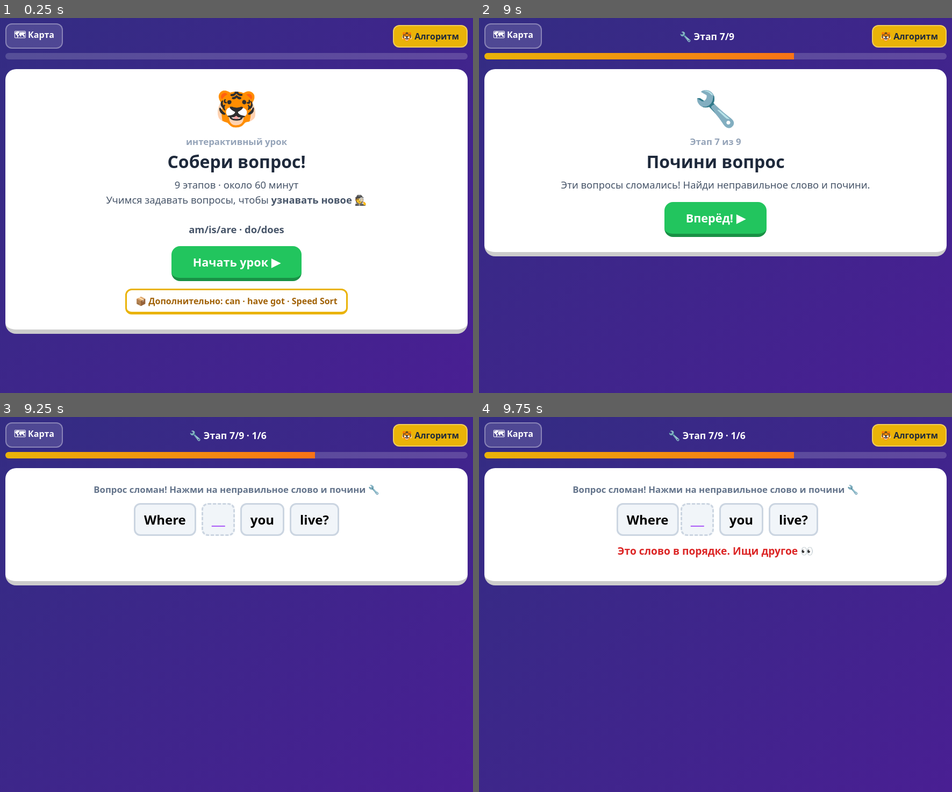
Above: before the commit, frames 1-4 (two rows, left to right).
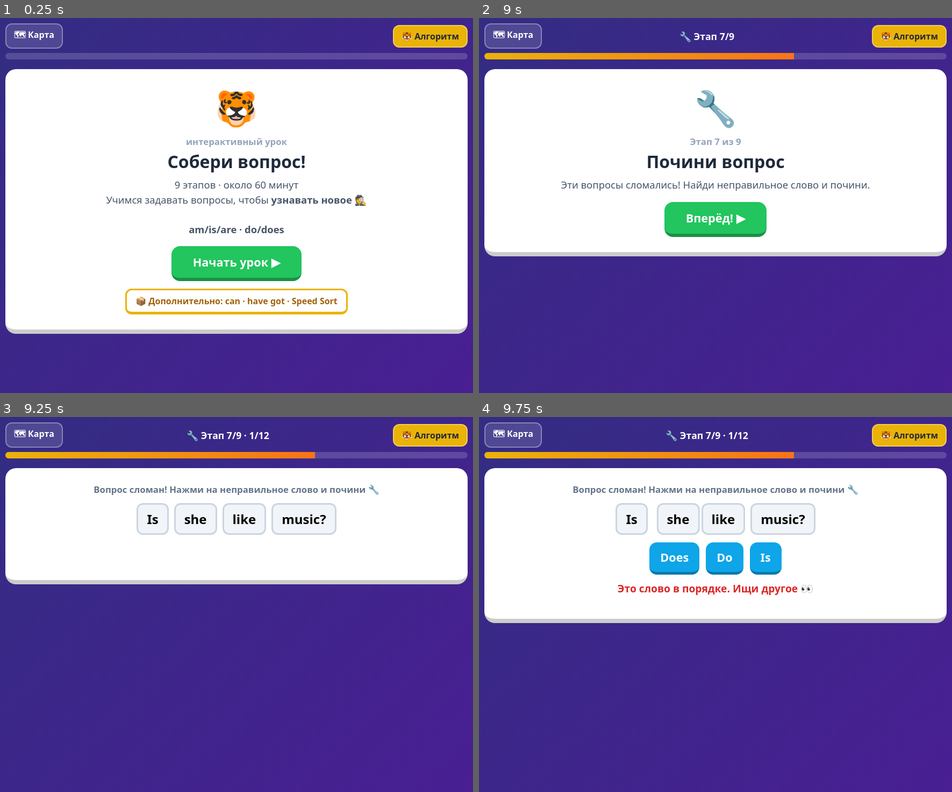
Above: after the commit, the same moments.

Repository: VeronicaTD/question-game
Game: browser game, page index.html
The game is run twice, just before and just after one commit, with the same random seed, the same clock (stepped at 60 frames per second) and the same inputs.
Inputs (mouse positions are in pixels of both pictures, inside the frame that each line leads up to):
- Up to frame 1 (0.25 s): no input
- Up to frame 2 (9 s): click "Начать урок ▶" at 0.27 s; click "Вперёд! ▶" at 0.52 s; tap Space every 0.5 s from 1.1 to 8.6 s; click "🐯 Алгоритм" at 1.27 s; click "Понятно!" at 1.87 s; click "🎮 favourite game" at 2.02 s; click "😊 happy today" at 2.47 s; click "🗺 Карта" at 3.07 s; click "🖐 1. Что хочешь узнать? ▶ сей…" at 3.27 s; click "Вперёд! ▶" at 3.67 s; click "🎂 age" at 4.27 s; click "🏠 home" at 4.52 s; click "Было трудно ❌" at 4.87 s; click "😊 happy today" at 5.47 s; click "Получилось! ✅" at 6.07 s; click "🐯 Алгоритм" at 6.67 s; click "Понятно!" at 7.27 s; click "🗺 Карта" at 7.87 s; click "🔧 7. Почини вопрос впереди" at 8.47 s
- Up to frame 3 (9.25 s): click "Вперёд! ▶" at 9.07 s; tap Space at 9.1 s
- Up to frame 4 (9.75 s): click (672, 518) at 9.52 s, where only the run after the commit has a clickable "she"; tap Space at 9.6 s; click "Where" (after the commit: "Is") at 9.67 s

Frames 1-2 are identical in both runs. In frame 3, 1.9% of the frame differs, in the area x 1-99%, y 3-45%; in frame 4, 14%, in the area x 1-99%, y 3-55%.

Commit message:
v2.1: больше заданий — 8 пар в Собери и измени, 12 сломанных вопросов, 8 проверок без опор

Diff:
--- a/index.html
+++ b/index.html
@@ -399,10 +399,14 @@
 <script>
 // ================= ЭТАП 6. Собери и измени =================
 const PAIRS = [
-  { s1:'She lives in London.',              blocks:['Where','does','she','live'],        extra:['do','is'],      s2:'They live in London.',            q2:'Where do they live',              alt2:[] },
-  { s1:'She is at home.',                   blocks:['Where','is','she'],                 extra:['does','do'],    s2:'They are at home.',               q2:'Where are they',                  alt2:[] },
-  { s1:'You play Minecraft.',               blocks:['What','do','you','play'],           extra:['does','are'],   s2:'Your brother plays Minecraft.',   q2:'What does your brother play',     alt2:[] },
-  { s1:'He gets up at seven.',              blocks:['What time','does','he','get up'],   extra:['do','is'],      s2:'They get up at seven.',           q2:'What time do they get up',        alt2:['when do they get up'] }
+  { s1:'She lives in London.',              under:'in London',     blocks:['Where','does','she','live'],        extra:['do','is'],      s2:'They live in London.',            q2:'Where do they live',              alt2:[] },
+  { s1:'She is at home.',                   under:'at home',       blocks:['Where','is','she'],                 extra:['does','do'],    s2:'They are at home.',               q2:'Where are they',                  alt2:[] },
+  { s1:'You play Minecraft.',               under:'Minecraft',     blocks:['What','do','you','play'],           extra:['does','are'],   s2:'Your brother plays Minecraft.',   q2:'What does your brother play',     alt2:[] },
+  { s1:'He gets up at seven.',              under:'at seven',      blocks:['What time','does','he','get up'],   extra:['do','is'],      s2:'They get up at seven.',           q2:'What time do they get up',        alt2:['when do they get up'] },
+  { s1:'We play tennis on Saturday.',       under:'on Saturday',   blocks:['When','do','we','play tennis'],     extra:['does','are'],   s2:'She plays tennis on Saturday.',   q2:'When does she play tennis',       alt2:[] },
+  { s1:'The cat is in the kitchen.',        under:'in the kitchen',blocks:['Where','is','the cat'],             extra:['does','are'],   s2:'The dogs are in the garden.',     q2:'Where are the dogs',              alt2:[] },
+  { s1:'You have breakfast at eight.',      under:'at eight',      blocks:['What time','do','you','have breakfast'], extra:['does','is'], s2:'Alex has breakfast at eight.',    q2:'What time does Alex have breakfast', alt2:['when does alex have breakfast'] },
+  { s1:'They like Roblox.',                 under:'Roblox',        blocks:['What','do','they','like'],          extra:['does','is'],    s2:'Masha likes Roblox.',             q2:'What does Masha like',            alt2:[] }
 ];
 function setupPairs(){ G.items=PAIRS.map((p,i)=>i); G.idx=0; G.score=0; G.mistakes=[]; G.sub=0; renderPair(); }
 function renderPair(){
@@ -413,7 +417,7 @@
     G.phase='pair';
     const pool=shuffle(p.blocks.concat(p.extra)); const placed=[];
     $('#game-card').innerHTML=`<div class="task-label">Собери вопрос про подчёркнутое ✏️</div>
-      <div class="statement">${p.s1.replace(/(London|at home|Minecraft|at seven)/,'<span class="under">$1</span>')}</div>
+      <div class="statement">${p.s1.replace(p.under,'<span class="under">'+p.under+'</span>')}</div>
       <div class="slots" id="slots"></div><div class="pool" id="pool"></div>
       <div class="help-row"><button class="go-btn next" id="btn-check">Проверить ✅</button></div>
       <div class="feedback"></div><div id="nz"></div>`;
@@ -431,7 +435,7 @@
   } else { // то же самое с новым подлежащим, уже печатаем
     G.phase='pair2'; let attempts=0;
     $('#game-card').innerHTML=`<div class="task-label">А теперь то же самое — но подлежащее другое! Напиши вопрос:</div>
-      <div class="statement">${p.s2.replace(/(London|at home|Minecraft|at seven)/,'<span class="under">$1</span>')}</div>
+      <div class="statement">${p.s2.replace(p.under,'<span class="under">'+p.under+'</span>')}</div>
       <input class="q-input" id="q-input" type="text" autocomplete="off" autocapitalize="off" placeholder="Напиши вопрос…" enterkeyhint="done">
       ${helpRow('Сравни с прошлым вопросом: что изменилось — do или does?', null)}
       <div class="help-row"><button class="go-btn next" id="btn-check">Проверить ✅</button></div>
@@ -470,7 +474,13 @@
   { words:['Where','does','he','lives?'],     steps:[{at:3,opts:['live','lives'],ok:'live'}],                        target:'Where does he live?' },
   { words:['Where','＿','you','live?'],       steps:[{at:1,opts:['do','does','—'],ok:'do'}],                         target:'Where do you live?' },
   { words:['How','old','do','you','be?'],     steps:[{at:2,opts:['are','do','is'],ok:'are'},{at:4,opts:['— убрать —','be?'],ok:'— убрать —'}], target:'How old are you?' },
-  { words:['Does','your','friends','play','Roblox?'], steps:[{at:0,opts:['Do','Does','Are'],ok:'Do'}],               target:'Do your friends play Roblox?' }
+  { words:['Does','your','friends','play','Roblox?'], steps:[{at:0,opts:['Do','Does','Are'],ok:'Do'}],               target:'Do your friends play Roblox?' },
+  { words:['What','＿','your','favourite','game?'],   steps:[{at:1,opts:['is','do','does'],ok:'is'}],                target:'What is your favourite game?' },
+  { words:['Does','she','likes','Roblox?'],           steps:[{at:2,opts:['like','likes'],ok:'like'}],                target:'Does she like Roblox?' },
+  { words:['Where','do','she','live?'],               steps:[{at:1,opts:['does','do','is'],ok:'does'}],              target:'Where does she live?' },
+  { words:['Is','you','twelve?'],                     steps:[{at:0,opts:['Are','Is','Do'],ok:'Are'}],                target:'Are you twelve?' },
+  { words:['What time','＿','they','get','up?'],      steps:[{at:1,opts:['do','does','are'],ok:'do'}],               target:'What time do they get up?' },
+  { words:['Does','they','play','football?'],         steps:[{at:0,opts:['Do','Does','Is'],ok:'Do'}],                target:'Do they play football?' }
 ];
 function setupFix(){ G.items=shuffle(BROKEN); G.idx=0; G.score=0; G.mistakes=[]; renderFix(); }
 function renderFix(){
@@ -599,7 +609,11 @@
   { s:'Ben is at school.',            under:'at school',  q:'Where is Ben',                 alt:[],                    tag:'beDo' },
   { s:'Ben lives in Oxford.',         under:'in Oxford',  q:'Where does Ben live',          alt:[],                    tag:'doDoes' },
   { s:'Your friends like music.',     under:null,         q:'Do your friends like music',   alt:[],                    tag:'beDo' },
-  { s:'Anna gets up at eight.',       under:'at eight',   q:'What time does Anna get up',   alt:['when does anna get up'], tag:'word' }
+  { s:'Anna gets up at eight.',       under:'at eight',   q:'What time does Anna get up',   alt:['when does anna get up'], tag:'word' },
+  { s:'Tom is twelve.',               under:'twelve',     q:'How old is Tom',               alt:[],                    tag:'word' },
+  { s:'His dad works in a hospital.', under:'in a hospital', q:'Where does his dad work',   alt:[],                    tag:'doDoes' },
+  { s:'They watch films on Sundays.', under:'on Sundays', q:'When do they watch films',     alt:[],                    tag:'word' },
+  { s:'Kate goes to school by bus.',  under:'by bus',     q:'How does Kate go to school',   alt:[],                    tag:'doDoes' }
 ];
 function setupCheck(){ G.items=CHECK.map((c,i)=>i); G.idx=0; G.score=0; G.mistakes=[]; renderCheck(); }
 function renderCheck(){
